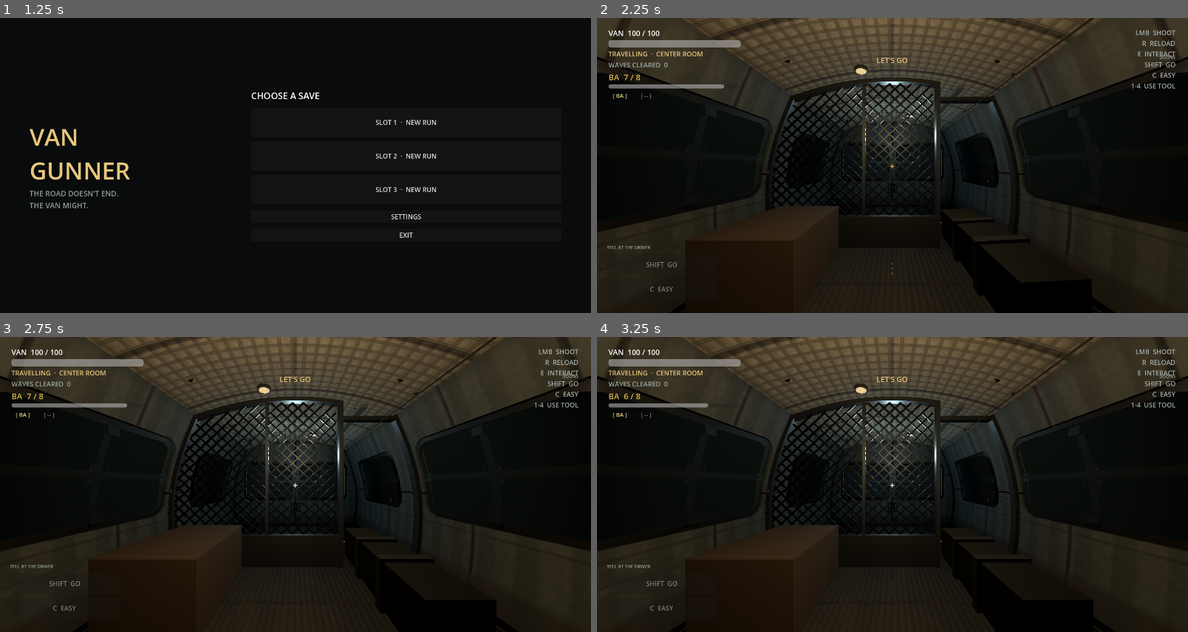
Above: before the commit, frames 1-4 (two rows, left to right).
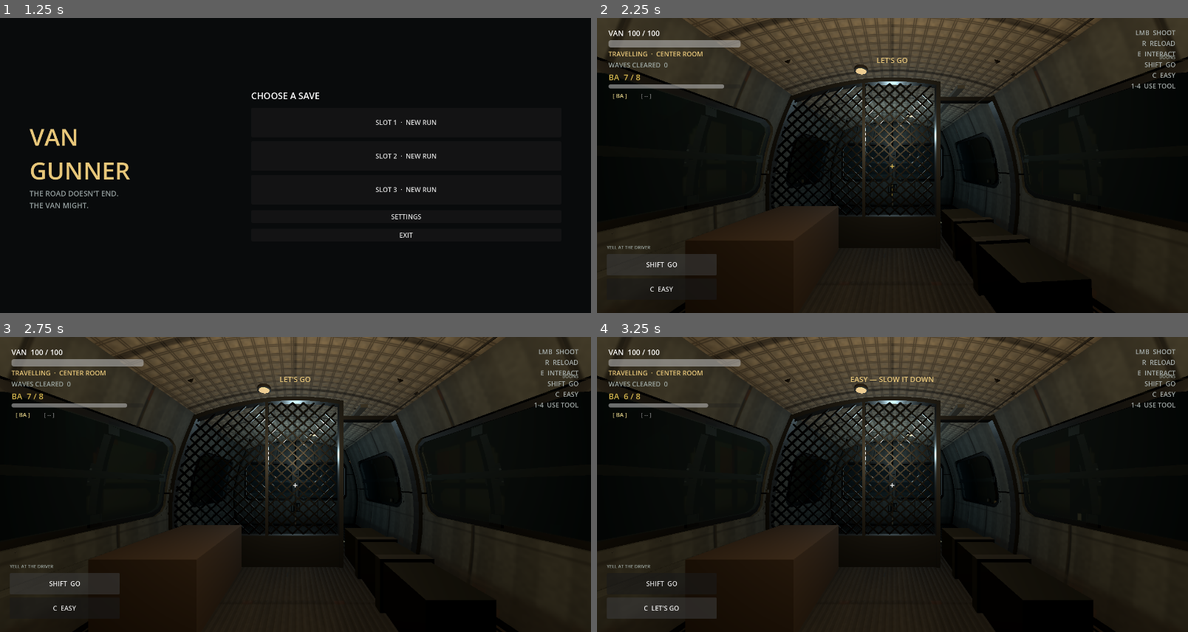
Above: after the commit, the same moments.

Repository: SebastianFreitas/van-gunner
Game: Godot game, scene res://scenes/boot/boot.tscn
The game is run twice, just before and just after one commit, with the same random seed, the same clock (stepped at 60 frames per second) and the same inputs.
Inputs (mouse positions are in pixels of both pictures, inside the frame that each line leads up to):
- Up to frame 1 (1.25 s): tap Enter (ui_accept) at 0.5, 0.77 s; move the mouse to (425, 150) at 0.52 s; hold D (move_right) from 0.53 s (still down); hold Shift (driver_boost) from 0.53 s (still down); click (425, 150) at 0.67 s
- Up to frame 2 (2.25 s): release D (move_right) at 1.25 s; release Shift (driver_boost) at 1.25 s; click "SLOT 1 · NEW RUN" at 1.25 s; click "SHIFT LET'S GO" at 2 s
- Up to frame 3 (2.75 s): no input
- Up to frame 4 (3.25 s): click (662, 608) at 2.75 s, where only the run after the commit has a clickable "C EASY"

Frame 1 is identical in both runs. In frame 2, 0.5% of the frame differs, in the area x 8-51%, y 56-93%; in frame 3, 0.5%; in frame 4, 0.6%, in the area x 8-68%, y 13-96%.
Error before the commit: Parse Error: Cannot find member "is_finite" in base "float". (res://scripts/run/travel_controller.gd:446)

Commit message:
Use global is_finite() so travel_controller parses on this Godot build.
Co-authored-by: Cursor <cursoragent@cursor.com>

Diff:
--- a/scripts/run/travel_controller.gd
+++ b/scripts/run/travel_controller.gd
@@ -443,7 +443,7 @@
 	var segment := segment_scene.instantiate() as Node3D
 	corridor_root.add_child(segment)
 	segment.global_transform = world_transform
-	if route_progress.is_finite():
+	if is_finite(route_progress):
 		segment.set_meta(&"route_progress", route_progress)
 	if segment.has_method(&"apply_variant"):
 		segment.apply_variant(_pick_segment_variant())
